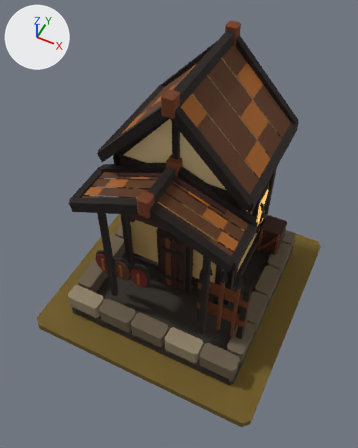
Before and after pictures for a commit that changed the glTF model art/armory_t4/armory_t4.glb.
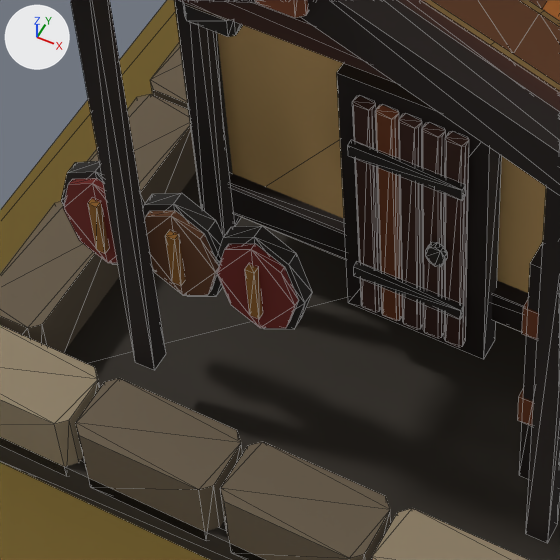
Each version appears first whole from a 50 mm lens placed at (0.739, -1.587, 2.512), pointed at (-0.006, -0.099, 0.651), and next in a close-up on the part from 23% to 58% of the width and 48% to 76% of the height. The lights are fixed; the arrows at upper left show +X, +Y and +Z. The first two pictures are the older version. The close-ups show mesh edges as thin lines.

In view in the first close-up: 'MMR | armory | T04 Architecture.001', 'MMR | armory | Tier 04 Ground.001'.
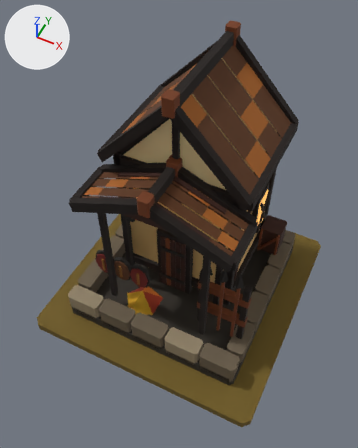
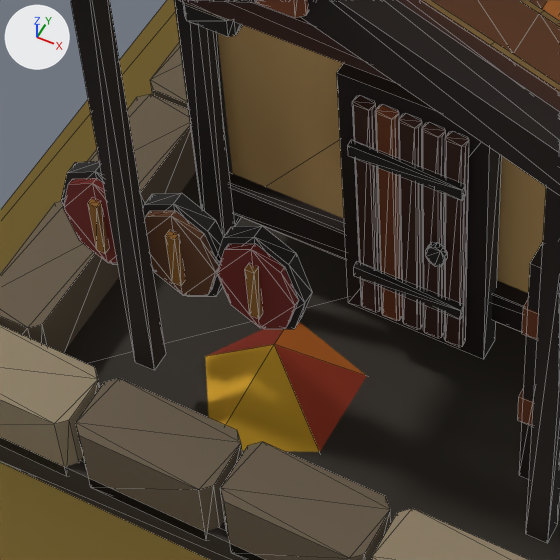
Pixel boxes (x1, y1, x2, y2) of what changed, in the close-ups (560 x 560 px):
```json
{"object": "MMR | armory | T04 Autumn Dressing.001", "change": "added", "after": [205, 322, 367, 452]}
```

Scene script edits in JSON lines:
```json
{"op": "add", "block": "me_mmr___armory___t04_autumn_dressing_001", "code": ["me_mmr___armory___t04_autumn_dressing_001 = bpy.data.meshes.new('MMR | armory | T04 Autumn Dressing.001')", "me_mmr___armory___t04_autumn_dressing_001.from_pydata(...)  # 6 vertices, 5 faces; spans x -0.251..-0.042, y -0.406..-0.173, z 0.063..0.163", "me_mmr___armory___t04_autumn_dressing_001.materials.append(mat_mmr___shared_palette_atlas)  # picture img_mmr_shared_color_palette_64"]}
{"op": "add", "block": "ob_mmr___armory___t04_autumn_dressing_001", "code": ["ob_mmr___armory___t04_autumn_dressing_001 = bpy.data.objects.new('MMR | armory | T04 Autumn Dressing.001', me_mmr___armory___t04_autumn_dressing_001)", "ob_mmr___armory___t04_autumn_dressing_001.location = (0.0, 0.0, 0.05)"]}
```
